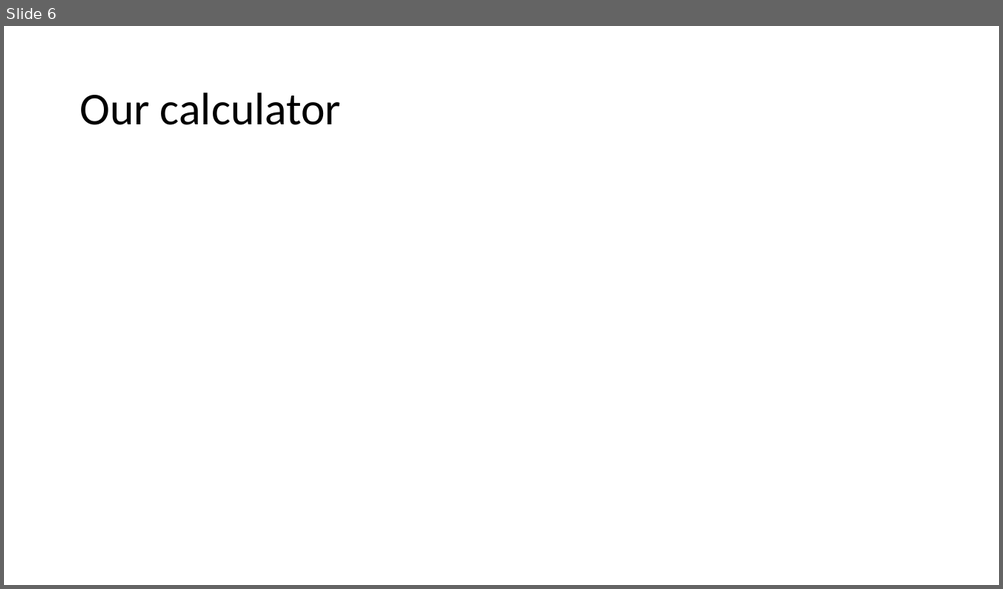
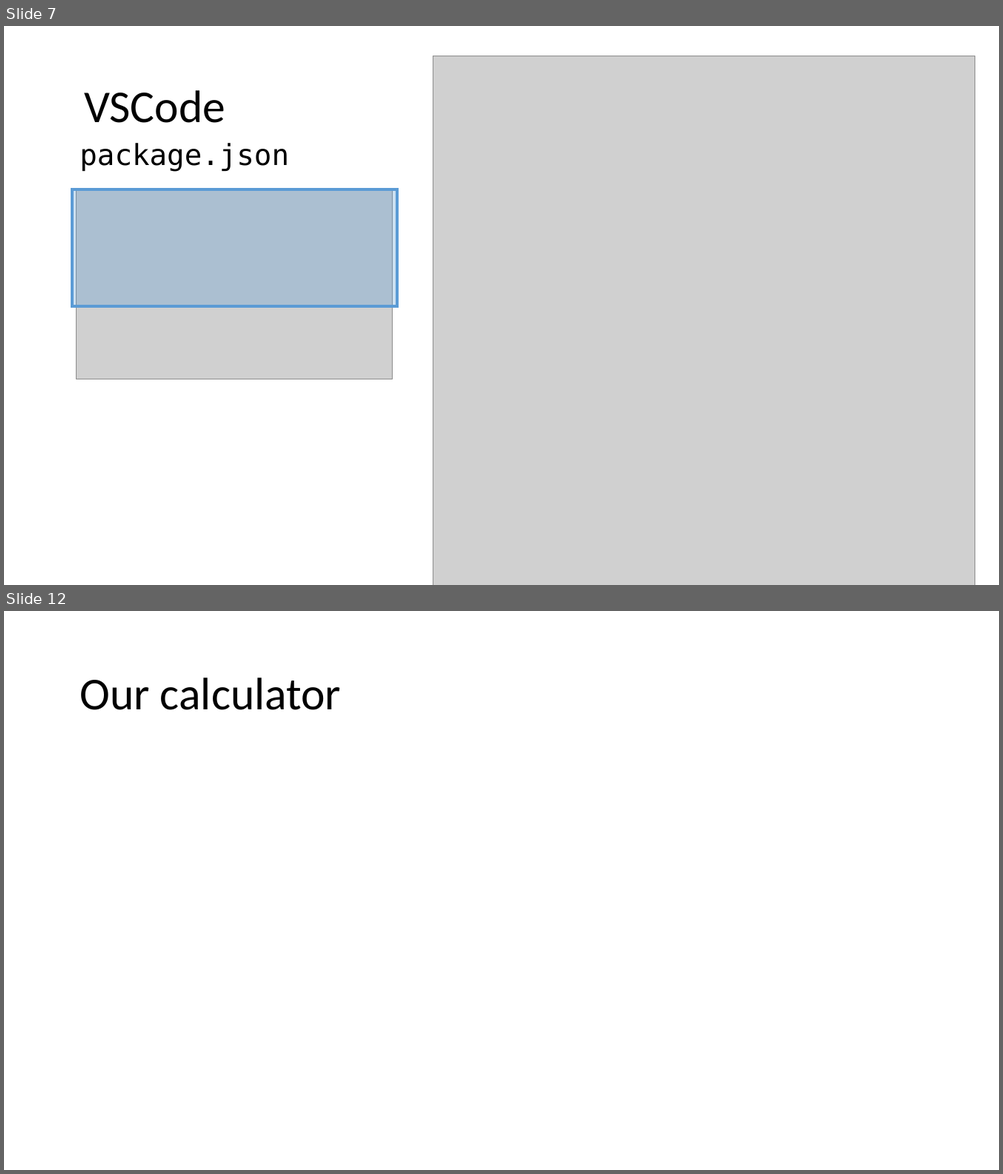
Before and after one commit to diffplug/sockets-and-plugs, a slide deck: Socket and Plugs.pptx. Shown one above the other, each under a label of ours: slide 6 before the commit, slides 7 and 12 after it; the slides between them are not shown. The pictures are 1003x589 and 1003x1174 pixels, drawn with LibreOffice and Linux fonts; fonts in the diff are those of the drawing; grey boxes stand for pictures. Boxes give left, top, right and bottom in pixels: in the first picture for what was removed or moved away, otherwise in the second. Text is boxed around its words. In the diff, an @@ line names an element or a change of style, - is before the commit and + after.

Commit message:
Added VSCode example.

```diff
--- a/Socket and Plugs.pptx
+++ b/Socket and Plugs.pptx
@@ slide 7 added at [4, 26, 999, 585], background #FFFFFF @@
@@ picture added at [433, 56, 975, 585] @@
@@ title added at [84, 90, 225, 123], 44 pt, text #000000 @@
+VSCode
@@ text added at [79, 143, 289, 172], 28 pt, text #000000 @@
+package.json
@@ rectangle added at [73, 190, 397, 306], fill #5B9BD5 at 31% opacity, outline #5B9BD5 2.75 pt @@
@@ picture added at [77, 190, 392, 380] @@
@@ what was slide 6 is now slide 12 @@
```
Also in this commit, not shown: 3 slides changed, 8 other slides added, 11 other files.
